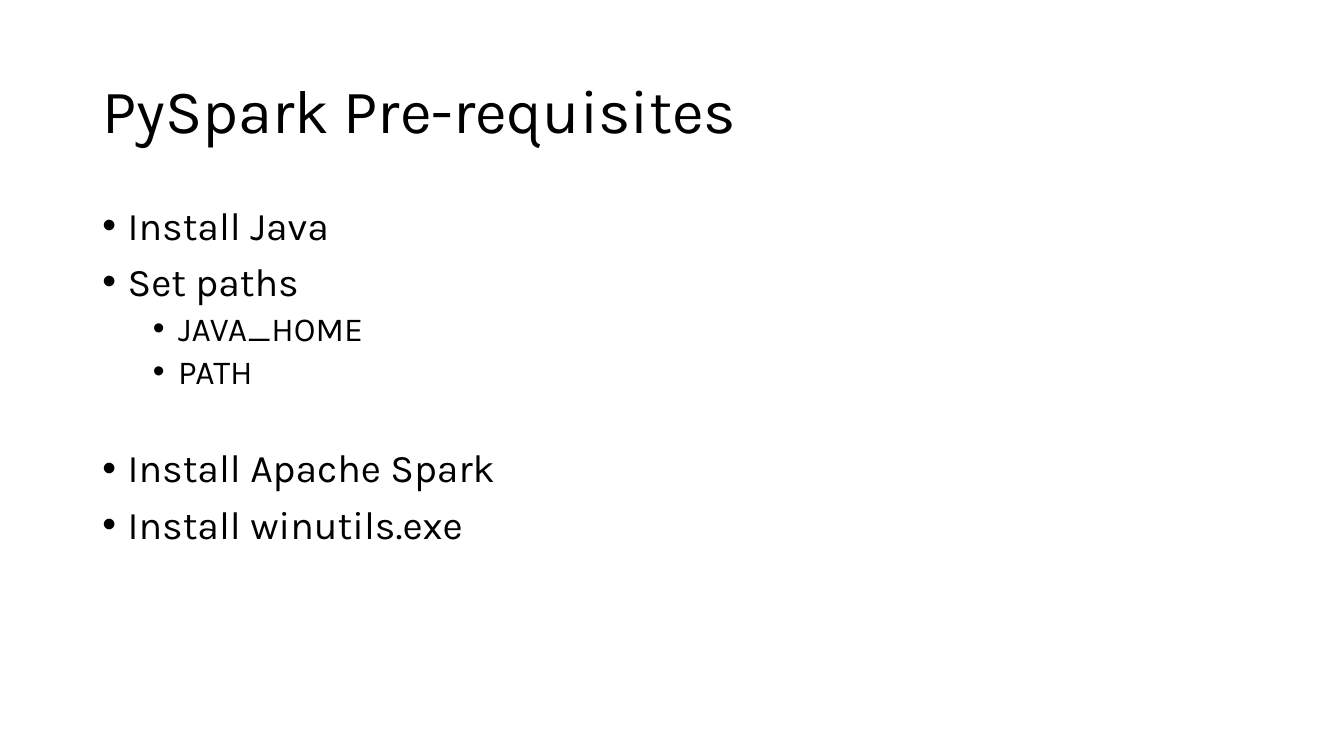
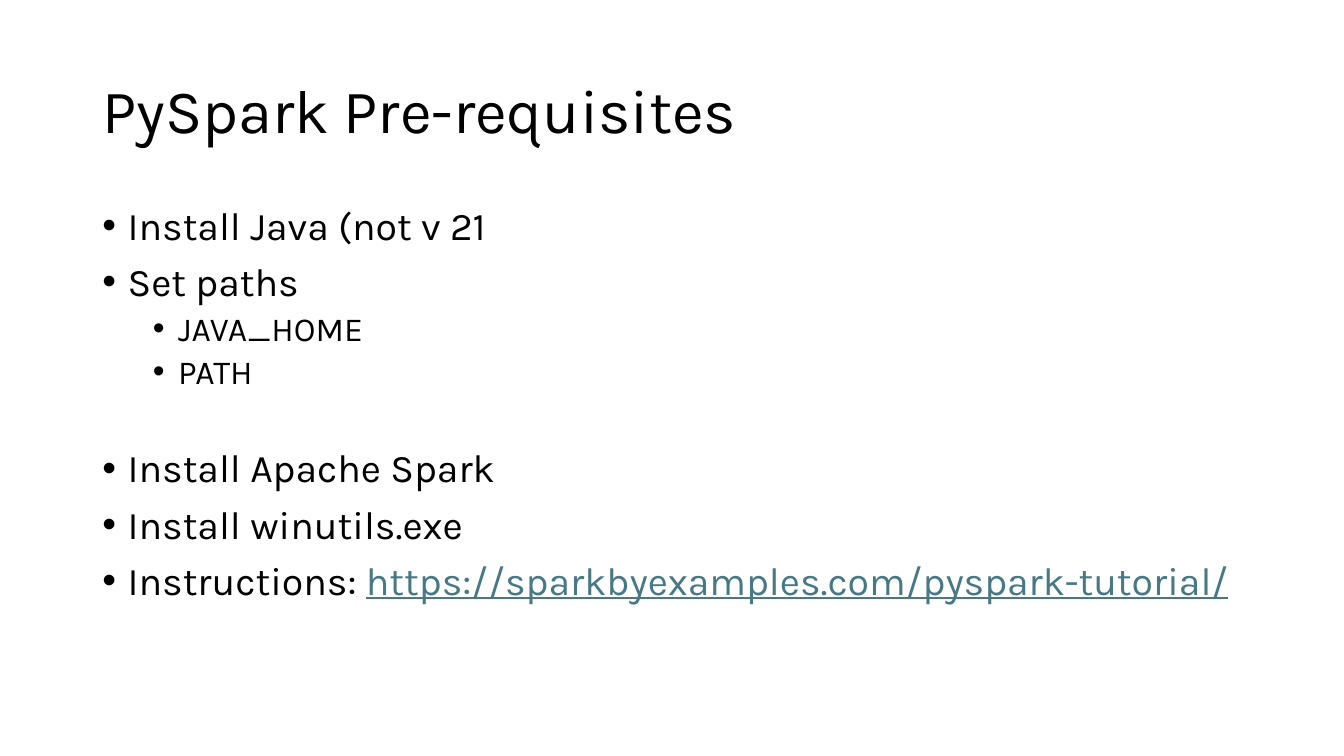
Before and after one commit to phil-a10/Talks, a slide deck: slide 43 of Data Engineering Using Free Tools/Learn Data Engineering For Free.pptx (slide 42 before the commit). Drawn at 1344x756 pixels with LibreOffice and Linux fonts; fonts in the diff are those of the drawing. Boxes give left, top, right and bottom in pixels: in the first picture for what was removed or moved away, otherwise in the second. Text is boxed around its words. In the diff, an @@ line names an element or a change of style, - is before the commit and + after.

```diff
--- a/Data Engineering Using Free Tools/Learn Data Engineering For Free.pptx
+++ b/Data Engineering Using Free Tools/Learn Data Engineering For Free.pptx
@@ text at [128, 211, 486, 245]: text changed @@
-• Install Java
+• Install Java (not v 21
@@ text at [128, 566, 1228, 605]: paragraph added @@
+• Instructions: https://sparkbyexamples.com/pyspark-tutorial/
```
Also in this commit, not shown: 1 slide added.
